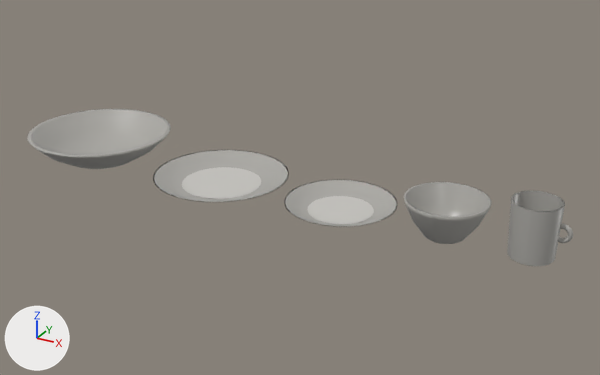
An edit to the glTF model public/modelos/BLC-05.glb, drawn before and after from the same camera.
One viewpoint serves both versions: a 50 mm camera at (0.761, -1.272, 0.667) aimed at (0.052, 0.018, 0.022). Arrows for +X, +Y and +Z are at lower left; the lights stay in place. The older version comes first. Where no turn or scale is listed for an object, it has been applied to the vertices.
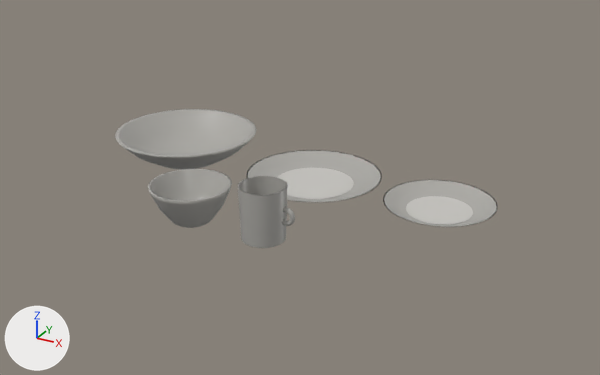
The change, as a diff of the scene's bpy script:
```diff
--- a/public/modelos/BLC-05.glb.py
+++ b/public/modelos/BLC-05.glb.py
@@ ob_mesh_0 @@
 ob_mesh_0 = bpy.data.objects.new('Mesh_0', me_mesh_0)
-ob_mesh_0.location = (-0.428, 0.0, 0.0)
+ob_mesh_0.location = (-0.265, 0.088, 0.0)
@@ ob_mesh_1 @@
 ob_mesh_1 = bpy.data.objects.new('Mesh_1', me_mesh_1)
-ob_mesh_1.location = (-0.118, 0.0, 0.0)
+ob_mesh_1.location = (0.045, 0.088, 0.0)
@@ ob_mesh_2 @@
 ob_mesh_2 = bpy.data.objects.new('Mesh_2', me_mesh_2)
-ob_mesh_2.location = (-0.118, 0.0, 0.004)
+ob_mesh_2.location = (0.045, 0.088, 0.004)
@@ ob_mesh_3 @@
 ob_mesh_3 = bpy.data.objects.new('Mesh_3', me_mesh_3)
-ob_mesh_3.location = (0.148, 0.0, 0.0)
+ob_mesh_3.location = (0.31, 0.088, 0.0)
@@ ob_mesh_4 @@
 ob_mesh_4 = bpy.data.objects.new('Mesh_4', me_mesh_4)
-ob_mesh_4.location = (0.148, 0.0, 0.004)
+ob_mesh_4.location = (0.31, 0.088, 0.004)
@@ ob_mesh_5 @@
 ob_mesh_5 = bpy.data.objects.new('Mesh_5', me_mesh_5)
-ob_mesh_5.location = (0.352, 0.0, 0.0)
+ob_mesh_5.location = (-0.075, -0.162, 0.0)
@@ ob_mesh_6 @@
 ob_mesh_6 = bpy.data.objects.new('Mesh_6', me_mesh_6)
-ob_mesh_6.location = (0.505, 0.0, 0.0)
+ob_mesh_6.location = (0.078, -0.162, 0.0)
@@ ob_mesh_8 @@
 ob_mesh_8 = bpy.data.objects.new('Mesh_8', me_mesh_8)
-ob_mesh_8.location = (0.55, 0.0, 0.052)
+ob_mesh_8.location = (0.123, -0.162, 0.052)
```

Location of each change, [x1, y1, x2, y2] in pixels of the pictures (600 x 375 px):
'Mesh_0', moved
    before: [27, 109, 171, 169]
    after: [115, 109, 256, 169]
'Mesh_5', moved
    before: [404, 182, 492, 244]
    after: [148, 169, 232, 228]
'Mesh_6', moved
    before: [507, 191, 565, 266]
    after: [238, 176, 288, 248]
'Mesh_1', moved
    before: [153, 150, 289, 202]
    after: [246, 150, 382, 203]
'Mesh_3', moved
    before: [284, 180, 397, 227]
    after: [383, 180, 498, 227]
'Mesh_2', moved
    before: [182, 167, 261, 199]
    after: [277, 168, 354, 199]
'Mesh_4', moved
    before: [307, 196, 374, 224]
    after: [406, 196, 473, 224]
'Mesh_8', moved
    before: [558, 224, 573, 243]
    after: [282, 207, 295, 226]
